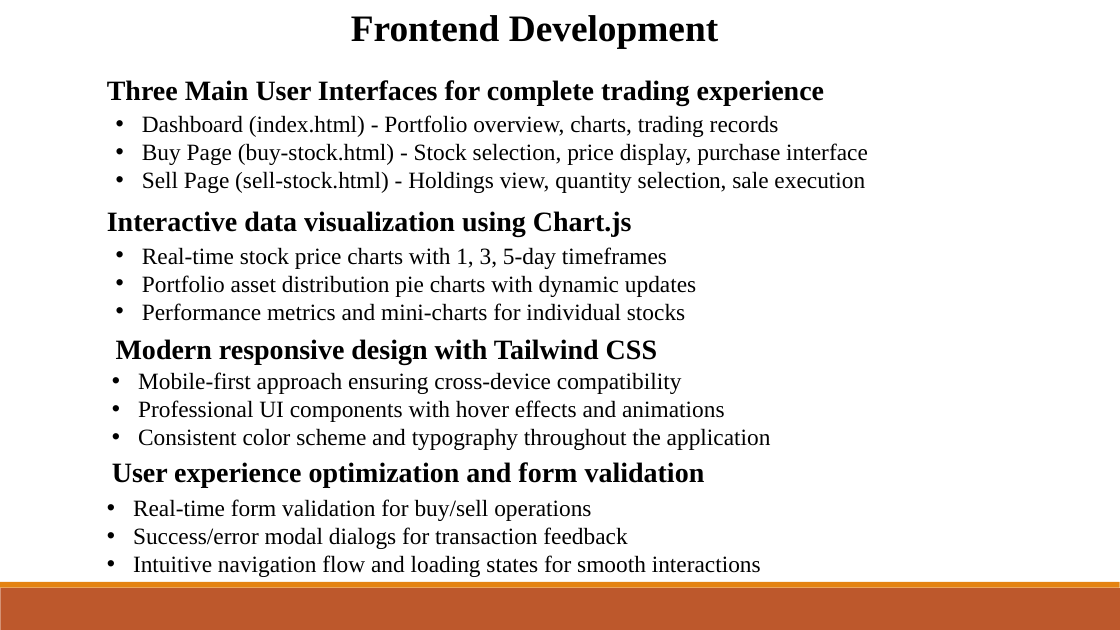
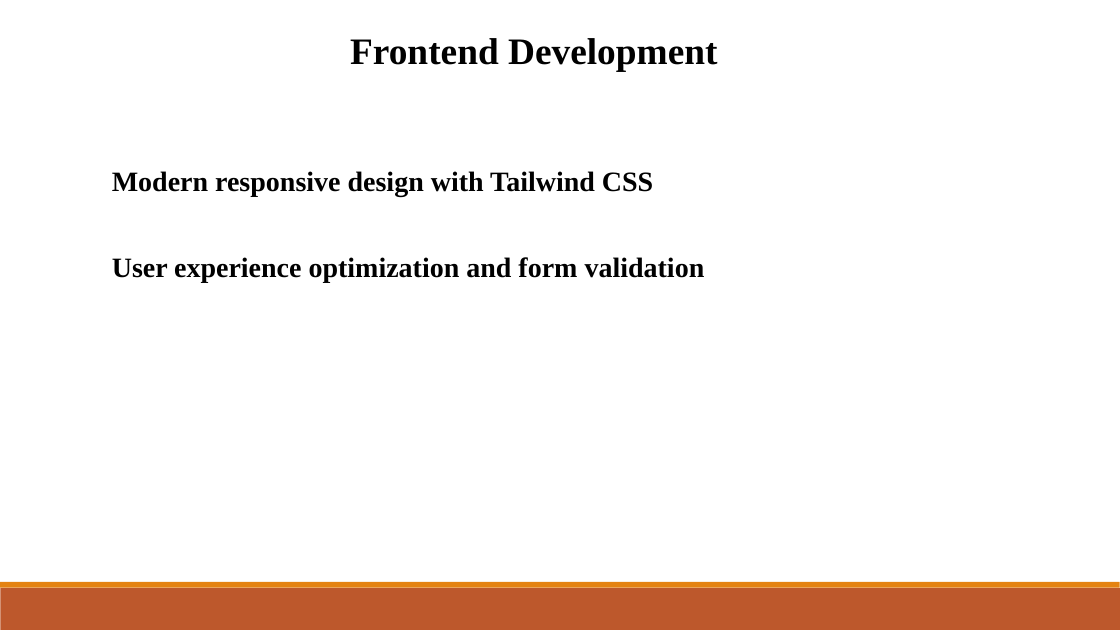
Before and after one commit to mimanchiou/seven, a slide deck: slide 9 of Final_ppt.pptx (slide 8 before the commit). Drawn at 1120x630 pixels with LibreOffice and Linux fonts; fonts in the diff are those of the drawing. Boxes give left, top, right and bottom in pixels: in the first picture for what was removed or moved away, otherwise in the second. Text is boxed around its words. In the diff, an @@ line names an element or a change of style, - is before the commit and + after.

```diff
--- a/Final_ppt.pptx
+++ b/Final_ppt.pptx
@@ text "Frontend Development": place and size @@
-text "Frontend Development" at [351,15,718,48]
+text "Frontend Development" at [350,38,717,71]
@@ text removed at [107,80,824,105] @@
-Three Main User Interfaces for complete trading experience
@@ text removed at [142,115,868,193] @@
-• Dashboard (index.html) - Portfolio overview, charts, trading records
-• Buy Page (buy-stock.html) - Stock selection, price display, purchase interface
-• Sell Page (sell-stock.html) - Holdings view, quantity selection, sale execution
@@ text "Modern responsive design with Tailwind ...": place and size @@
-text "Modern responsive design with Tailwind ..." at [116,339,657,364]
+text "Modern responsive design with Tailwind ..." at [112,171,653,197]
@@ text removed at [107,211,632,237] @@
-Interactive data visualization using Chart.js
@@ text "User experience optimization and form ...": place and size @@
-text "User experience optimization and form ..." at [112,462,705,487]
+text "User experience optimization and form ..." at [112,257,705,282]
@@ text removed at [142,247,696,321] @@
-• Real-time stock price charts with 1, 3, 5-day timeframes
-• Portfolio asset distribution pie charts with dynamic updates
-• Performance metrics and mini-charts for individual stocks
@@ text removed at [138,372,771,450] @@
-• Mobile-first approach ensuring cross-device compatibility
-• Professional UI components with hover effects and animations
-• Consistent color scheme and typography throughout the application
@@ text removed at [133,499,761,577] @@
-• Real-time form validation for buy/sell operations
-• Success/error modal dialogs for transaction feedback
-• Intuitive navigation flow and loading states for smooth interactions
```
Also in this commit, not shown: 4 other slides changed, 4 slides added, 1 slide removed.
